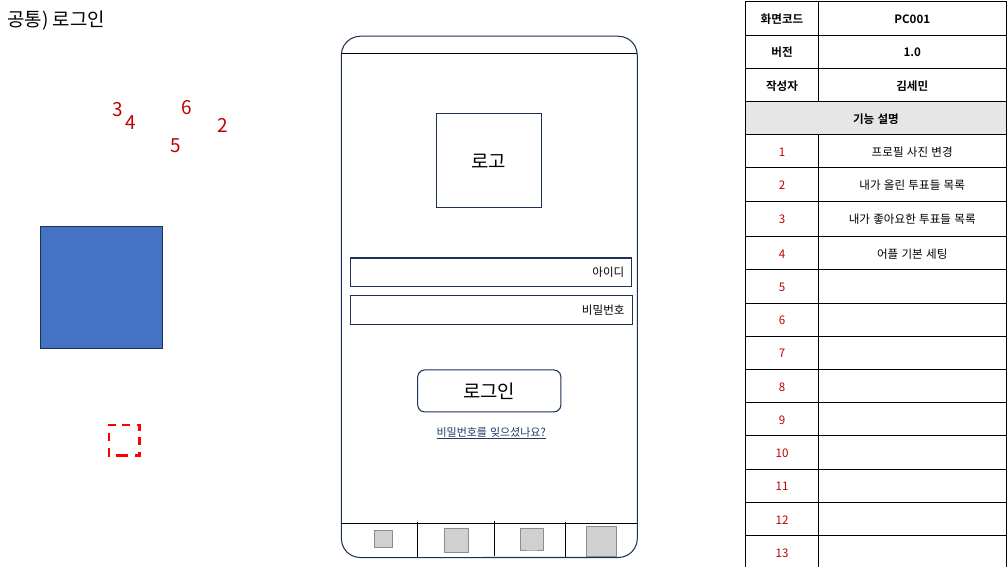
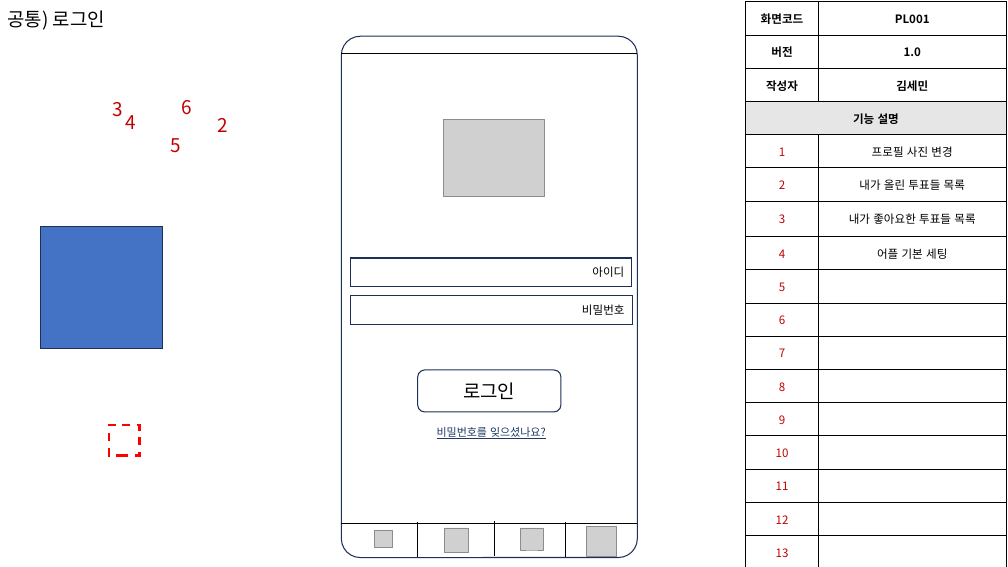
Before and after one commit to H-EH7/picker, a slide deck: slide 2 of 1. Documents/설계/골라말아 화면설계서_v1.0.pptm. Drawn at 1008x567 pixels with LibreOffice and Linux fonts; fonts in the diff are those of the drawing; grey boxes stand for pictures. Boxes give left, top, right and bottom in pixels: in the first picture for what was removed or moved away, otherwise in the second. Text is boxed around its words. In the diff, an @@ line names an element or a change of style, - is before the commit and + after.

```diff
--- a/1. Documents/설계/골라말아 화면설계서_v1.0.pptm
+++ b/1. Documents/설계/골라말아 화면설계서_v1.0.pptm
@@ table at box(746, 2, 1006, 567) @@
-row 1, column 2: PC001
+row 1, column 2: PL001
@@ rectangle removed at box(436, 113, 541, 207) @@
-로고
@@ picture added at box(443, 119, 544, 197) @@
```
Also in this commit, not shown: 6 other slides changed, 3 slides added, 1 slide removed, 2 other files.
